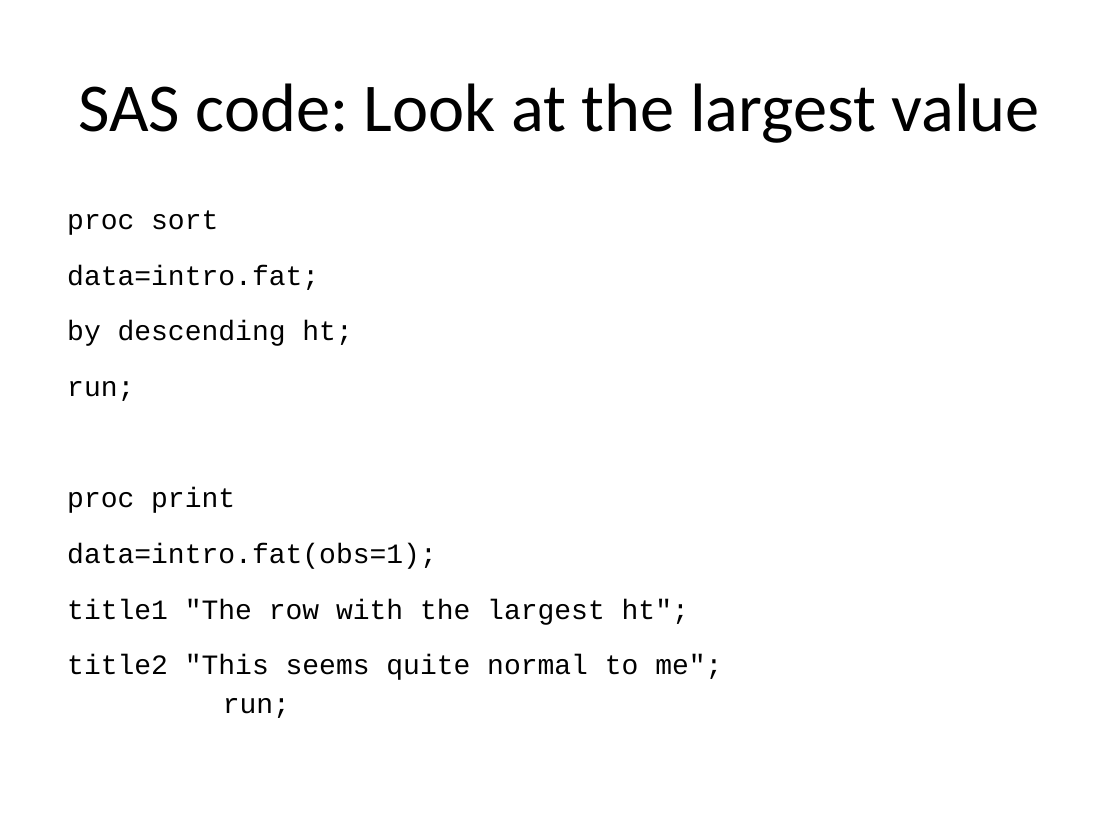
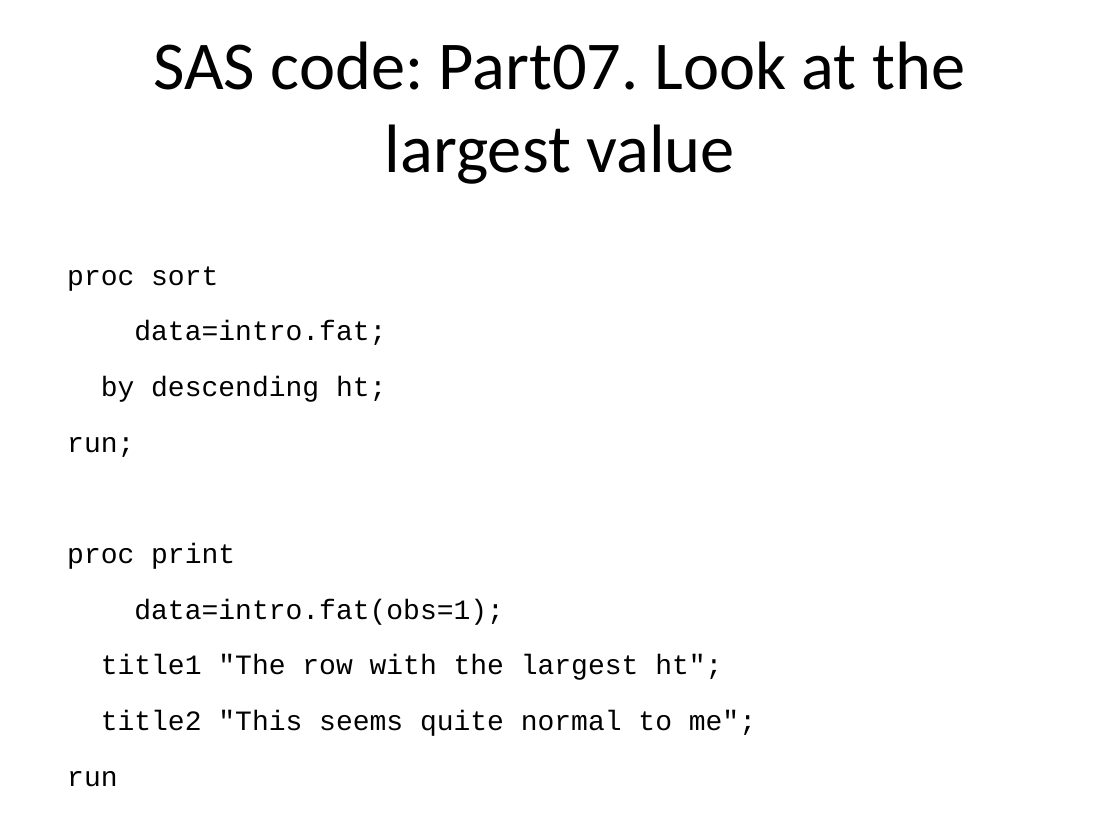
Before and after one commit to pmean/introduction-to-SAS, a slide deck: slide 23 of results/5507-02-simon-slides-and-speaker-notes.pptx. Drawn at 1120x840 pixels with LibreOffice and Linux fonts; fonts in the diff are those of the drawing. Boxes give left, top, right and bottom in pixels: in the first picture for what was removed or moved away, otherwise in the second. Text is boxed around its words. In the diff, an @@ line names an element or a change of style, - is before the commit and + after.

```diff
--- a/results/5507-02-simon-slides-and-speaker-notes.pptx
+++ b/results/5507-02-simon-slides-and-speaker-notes.pptx
@@ title at bbox=[153, 41, 965, 184]: text changed @@
-SAS code: Look at the largest value
+SAS code: Part07. Look at the largest value
@@ text at bbox=[67, 266, 756, 736]: text changed @@
-proc sort
-data=intro.fat;
-by descending ht;
-run;
-proc print
-data=intro.fat(obs=1);
-title1 "The row with the largest ht";
-title2 "This seems quite normal to me";
-run;
+proc sort
+data=intro.fat;
+by descending ht;
+run;
+proc print
+data=intro.fat(obs=1);
+title1 "The row with the largest ht";
+title2 "This seems quite normal to me";
+run
```
Also in this commit, not shown: 42 other slides changed, 27 other files.
